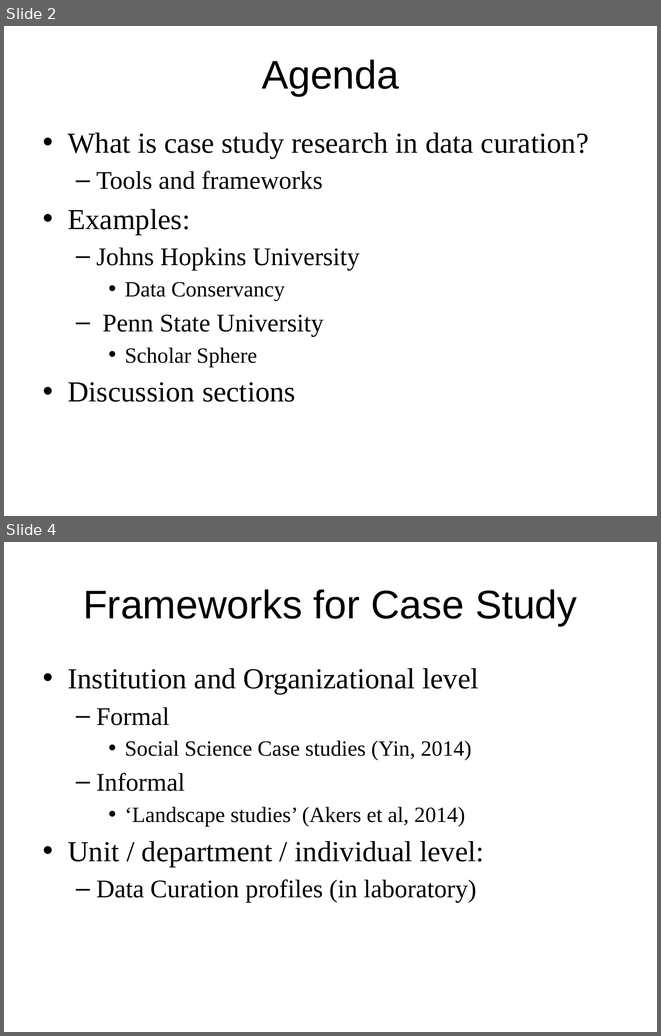
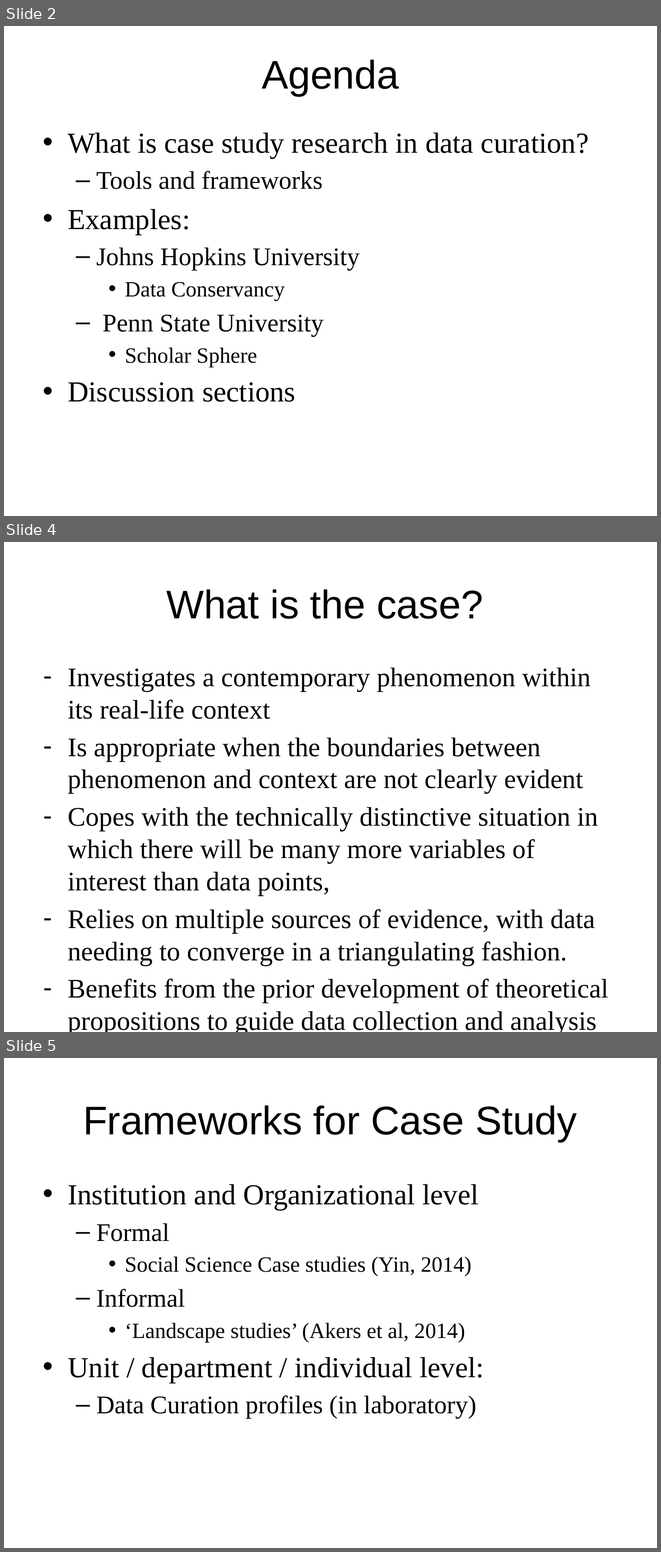
Before and after one commit to DataCurationWorkshop/HongKongCurationWorkshop, a slide deck: Day_1/Case_Study/Day_1_CaseStudy_DCAcad.pptx. Shown one above the other, each under a label of ours: slides 2 and 4 before the commit, slides 2, 4 and 5 after it; the slides between them are not shown. The pictures are 661x1036 and 661x1552 pixels, drawn with LibreOffice and Linux fonts; fonts in the diff are those of the drawing; background and template pictures are left out. Boxes give left, top, right and bottom in pixels: in the first picture for what was removed or moved away, otherwise in the second. Text is boxed around its words. In the diff, an @@ line names an element or a change of style, - is before the commit and + after.

```diff
--- a/Day_1/Case_Study/Day_1_CaseStudy_DCAcad.pptx
+++ b/Day_1/Case_Study/Day_1_CaseStudy_DCAcad.pptx
@@ slide 4 added at bbox=[4, 542, 657, 1032], background #FFFFFF @@
@@ title added at bbox=[166, 589, 483, 619], 44 pt, text #000000 @@
+What is the case?
@@ text added at bbox=[68, 668, 608, 1032], 29.6 pt, text #000000 @@
+– Investigates a contemporary phenomenon within its real-life context
+– Is appropriate when the boundaries between phenomenon and context are not clearly evident
+– Copes with the technically distinctive situation in which there will be many more variables of interest than data points,
+– Relies on multiple sources of evidence, with data needing to converge in a triangulating fashion.
+– Benefits from the prior development of theoretical propositions to guide data collection and analysis
@@ what was slide 4 is now slide 5 @@
```
Also in this commit, not shown: 1 other slide added, 1 slide removed, 1 other file.
